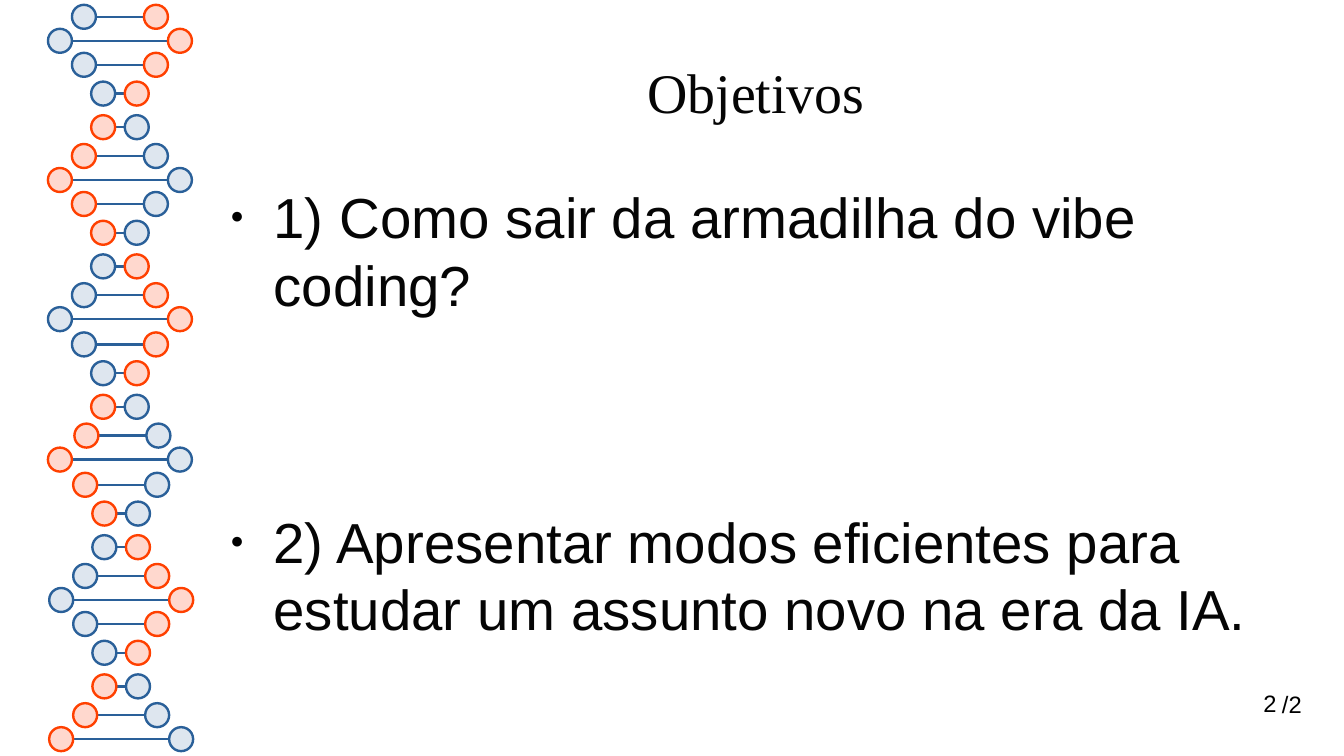
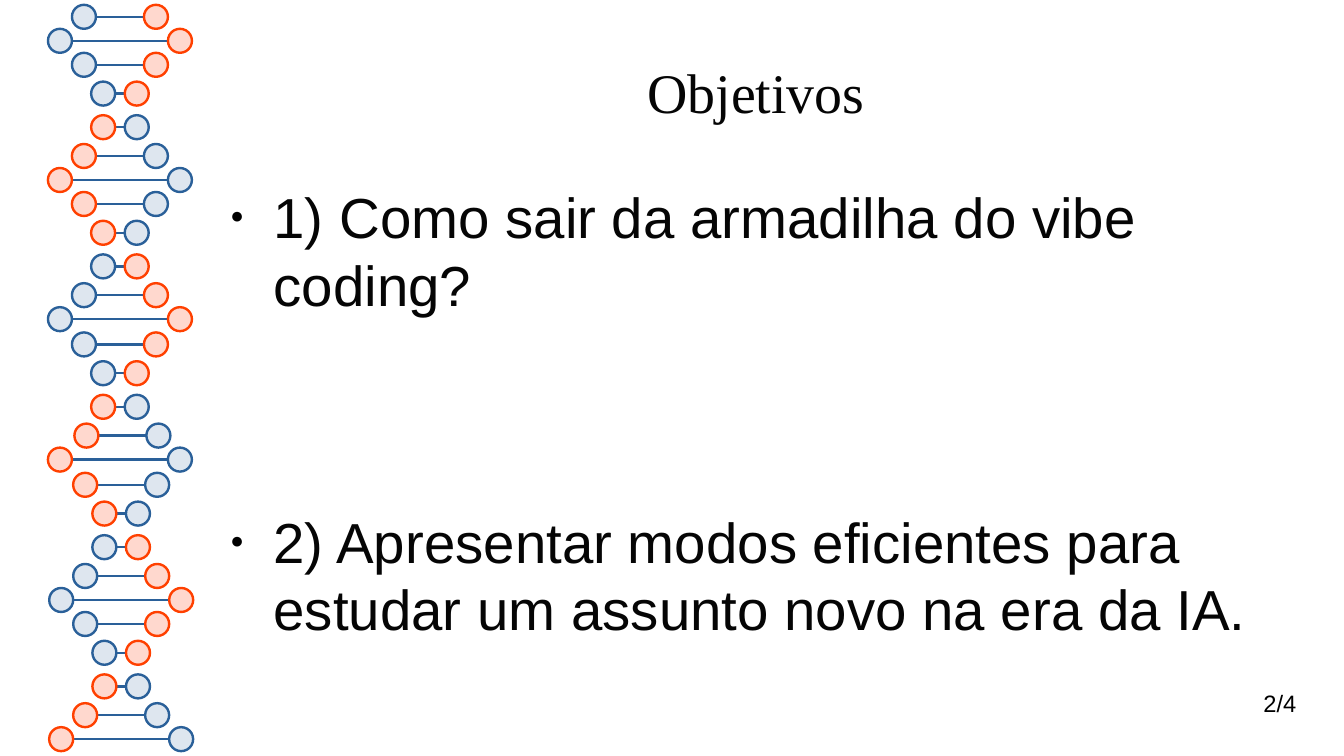
Before and after one commit to rjhalmeman/projeto-integrador-2026, a slide deck: slide 2 of 2-bimestre/2026-05-21/inicio.odp. Drawn at 1344x756 pixels with LibreOffice and Linux fonts; fonts in the diff are those of the drawing. Boxes give left, top, right and bottom in pixels: in the first picture for what was removed or moved away, otherwise in the second. Text is boxed around its words. In the diff, an @@ line names an element or a change of style, - is before the commit and + after.

```diff
--- a/2-bimestre/2026-05-21/inicio.odp
+++ b/2-bimestre/2026-05-21/inicio.odp
@@ text at <box>1277,694,1297,713</box>: text changed @@
-/2
+/4
```
Also in this commit, not shown: 1 other slide changed, 2 slides added, 1 other file.
